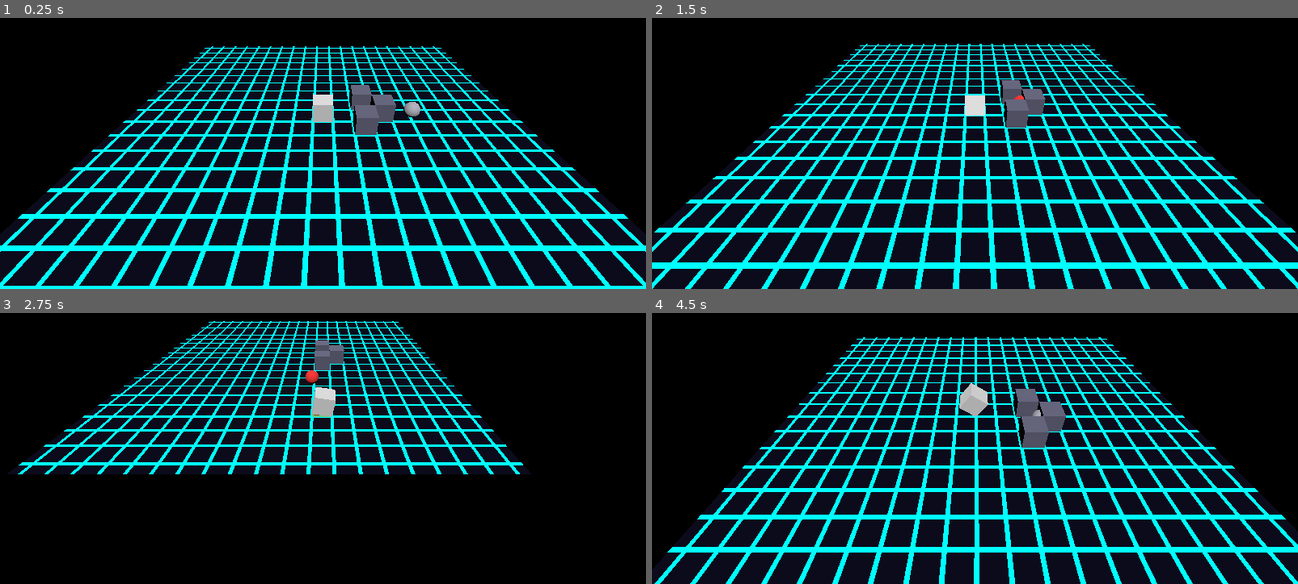
Above: before the commit, frames 1-4 (two rows, left to right).
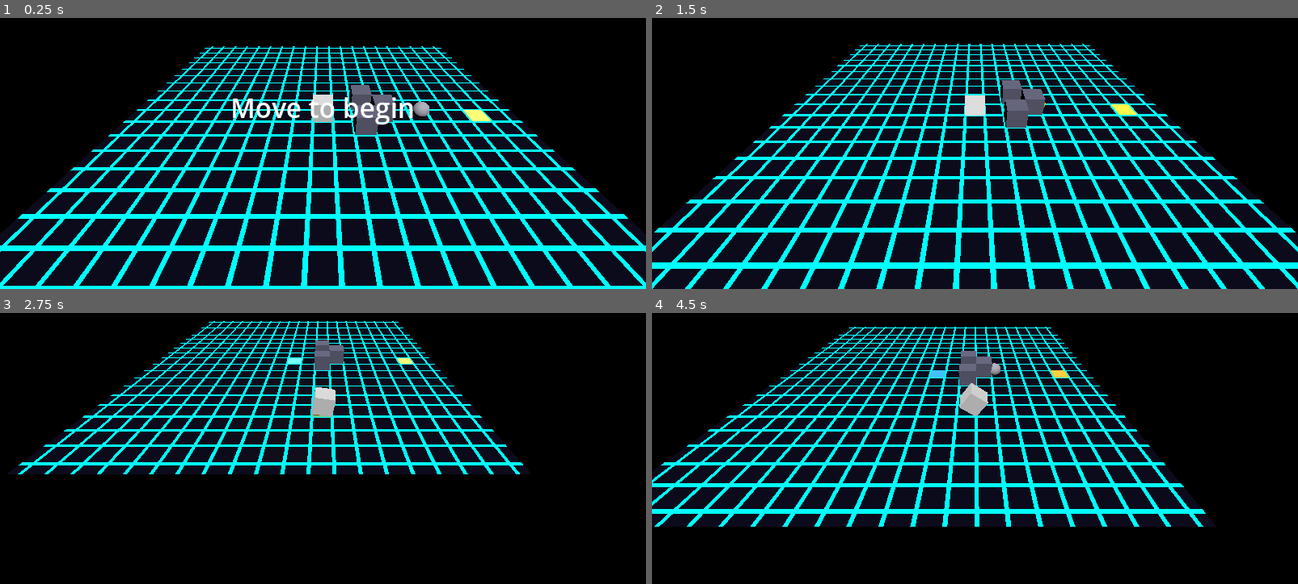
Above: after the commit, the same moments.

Repository: StevenLong/cube
Game: Godot game, scene res://main.tscn
The game is run twice, just before and just after one commit, with the same random seed, the same clock (stepped at 60 frames per second) and the same inputs.
Inputs:
- Up to frame 1 (0.25 s): no input
- Up to frame 2 (1.5 s): hold Right (move_right) 0.53-1.28 s; hold Space (dodge) 0.53-1.28 s; tap E (extend) at 0.8, 1.35 s; hold Down (move_back) from 1.28 s (still down)
- Up to frame 3 (2.75 s): tap Space (dodge) at 1.55 s; release Down (move_back) at 2.03 s; hold Right (move_right) from 2.03 s (still down); hold V (blend) from 2.03 s (still down); tap E (extend) at 2.3 s
- Up to frame 4 (4.5 s): release Right (move_right) at 2.78 s; release V (blend) at 2.78 s; hold Up (move_forward) 2.78-3.53 s; tap F (camera_tilt_down) at 2.85 s; tap Space (dodge) at 3.05, 4.35 s; hold E (extend) 3.53-4.28 s; hold Left (move_left) from 3.53 s (still down); tap R (camera_tilt_up) at 3.6 s

The runs differ from the first frame. In frame 1, 1.2% of the frame differs, in the area x 36-76%, y 29-40%; in frame 2, 0.1%; in frame 3, 0.2%; in frame 4, 51%, in the area x 0-100%, y 5-100%.

Commit message:
Level state machine: ready prompt, end tile, results panel
Adds a Level controller with READY/PLAYING/COMPLETE states. World
pauses on load with a 'Move to begin' prompt; first movement starts
the timer. Player and enemy emit tumble/pursuit signals the level
listens to for move count and spotted flag. Reaching the end tile
(must land, not sweep over) shows a results panel with moves, time,
and spotted state. Camera processes during pause so tilt works for
scoping the level.

Diff:
--- a/camera_controller.gd
+++ b/camera_controller.gd
@@ -12,6 +12,7 @@
 
 func _ready() -> void:
 	_target = get_node("../Player")
+	process_mode = Node.PROCESS_MODE_ALWAYS
 
 
 func _process(delta: float) -> void:
--- a/enemy_sphere.gd
+++ b/enemy_sphere.gd
@@ -1,4 +1,6 @@
 extends Node3D
+
+signal entered_pursuit
 
 const COLOR_PATROL := Color(0.7, 0.7, 0.75)
 const COLOR_SUSPICIOUS := Color(1.0, 0.85, 0.0)
@@ -107,11 +109,14 @@
 
 
 func _enter_state(new_state: State) -> void:
+	var was_pursuit := _state == State.PURSUIT
 	_state = new_state
 	_state_timer = 0.0
 	_confirm_timer = 0.0
 	if new_state == State.PATROL:
 		_target_idx = _closest_waypoint_idx()
+	if new_state == State.PURSUIT and not was_pursuit:
+		entered_pursuit.emit()
 
 
 func _closest_waypoint_idx() -> int:
--- /dev/null
+++ b/level.gd
@@ -0,0 +1,118 @@
+extends Node
+
+enum State { READY, PLAYING, COMPLETE }
+
+const PULSE_BASE := 1.5
+const PULSE_AMPLITUDE := 1.0
+const PULSE_RATE := 2.5
+const RESTART_DELAY := 0.5
+
+var state: State = State.READY
+var moves: int = 0
+var time_elapsed: float = 0.0
+var spotted: bool = false
+
+var _pulse_t: float = 0.0
+var _complete_t: float = 0.0
+var _pending_complete: bool = false
+var _start_material: StandardMaterial3D
+var _end_material: StandardMaterial3D
+
+@onready var _player: Node3D = get_node("../Player")
+@onready var _enemy: Node3D = get_node("../Enemy")
+@onready var _start_tile: MeshInstance3D = get_node("../StartTile")
+@onready var _end_tile: MeshInstance3D = get_node("../EndTile")
+@onready var _end_area: Area3D = get_node("../EndTile/Area3D")
+@onready var _ready_label: Label = get_node("../UI/ReadyLabel")
+@onready var _results_panel: Control = get_node("../UI/ResultsPanel")
+@onready var _result_moves: Label = get_node("../UI/ResultsPanel/VBox/Moves")
+@onready var _result_time: Label = get_node("../UI/ResultsPanel/VBox/Time")
+@onready var _result_spotted: Label = get_node("../UI/ResultsPanel/VBox/Spotted")
+
+
+func _ready() -> void:
+	process_mode = Node.PROCESS_MODE_ALWAYS
+	_start_material = (_start_tile.get_surface_override_material(0) as StandardMaterial3D).duplicate()
+	_start_tile.set_surface_override_material(0, _start_material)
+	_end_material = (_end_tile.get_surface_override_material(0) as StandardMaterial3D).duplicate()
+	_end_tile.set_surface_override_material(0, _end_material)
+	_player.tumbled.connect(_on_player_tumbled)
+	_player.tumble_finished.connect(_on_player_tumble_finished)
+	_enemy.entered_pursuit.connect(_on_enemy_pursuit)
+	_end_area.area_entered.connect(_on_end_entered)
+	_end_area.area_exited.connect(_on_end_exited)
+	_enter_ready()
+
+
+func _process(delta: float) -> void:
+	_pulse_t += delta
+	var pulse: float = PULSE_BASE + sin(_pulse_t * PULSE_RATE) * PULSE_AMPLITUDE
+	_start_material.emission_energy_multiplier = pulse
+	_end_material.emission_energy_multiplier = pulse
+
+	match state:
+		State.READY:
+			var move := Input.get_vector("move_left", "move_right", "move_forward", "move_back")
+			if move.length() > 0.5:
+				_enter_playing()
+		State.PLAYING:
+			time_elapsed += delta
+		State.COMPLETE:
+			_complete_t += delta
+			if _complete_t >= RESTART_DELAY and _restart_pressed():
+				get_tree().reload_current_scene()
+
+
+func _restart_pressed() -> bool:
+	return (Input.is_action_just_pressed("dodge")
+		or Input.is_action_just_pressed("extend")
+		or Input.is_action_just_pressed("move_left")
+		or Input.is_action_just_pressed("move_right")
+		or Input.is_action_just_pressed("move_forward")
+		or Input.is_action_just_pressed("move_back"))
+
+
+func _enter_ready() -> void:
+	state = State.READY
+	get_tree().paused = true
+	_ready_label.show()
+	_results_panel.hide()
+
+
+func _enter_playing() -> void:
+	state = State.PLAYING
+	get_tree().paused = false
+	_ready_label.hide()
+
+
+func _enter_complete() -> void:
+	state = State.COMPLETE
+	_complete_t = 0.0
+	get_tree().paused = true
+	_result_moves.text = "Moves: %d" % moves
+	_result_time.text = "Time: %.1fs" % time_elapsed
+	_result_spotted.text = "Spotted: %s" % ("Yes" if spotted else "No")
+	_results_panel.show()
+
+
+func _on_player_tumbled() -> void:
+	if state == State.PLAYING:
+		moves += 1
+
+
+func _on_enemy_pursuit() -> void:
+	spotted = true
+
+
+func _on_end_entered(_area: Area3D) -> void:
+	if state == State.PLAYING:
+		_pending_complete = true
+
+
+func _on_end_exited(_area: Area3D) -> void:
+	_pending_complete = false
+
+
+func _on_player_tumble_finished() -> void:
+	if state == State.PLAYING and _pending_complete:
+		_enter_complete()
--- a/main.tscn
+++ b/main.tscn
@@ -4,6 +4,7 @@
 [ext_resource type="Script" path="res://player.gd" id="2"]
 [ext_resource type="Script" path="res://camera_controller.gd" id="3"]
 [ext_resource type="Script" path="res://enemy_sphere.gd" id="4"]
+[ext_resource type="Script" path="res://level.gd" id="5"]
 
 [sub_resource type="ShaderMaterial" id="ShaderMaterial_1"]
 shader = ExtResource("1")
@@ -40,6 +41,22 @@
 [sub_resource type="Environment" id="Environment_1"]
 background_mode = 1
 background_color = Color(0, 0, 0, 1)
+
+[sub_resource type="PlaneMesh" id="PlaneMesh_Tile"]
+size = Vector2(0.95, 0.95)
+
+[sub_resource type="StandardMaterial3D" id="StandardMaterial3D_Start"]
+albedo_color = Color(0.2, 0.7, 1, 1)
+emission_enabled = true
+emission = Color(0.2, 0.7, 1, 1)
+
+[sub_resource type="StandardMaterial3D" id="StandardMaterial3D_End"]
+albedo_color = Color(1, 0.75, 0.2, 1)
+emission_enabled = true
+emission = Color(1, 0.75, 0.2, 1)
+
+[sub_resource type="BoxShape3D" id="BoxShape3D_EndArea"]
+size = Vector3(0.9, 0.5, 0.9)
 
 [node name="Node3D" type="Node3D" unique_id=1563203234]
 
@@ -150,3 +167,90 @@
 
 [node name="CollisionShape3D" type="CollisionShape3D" parent="Wall3"]
 shape = SubResource("BoxShape3D_1")
+
+[node name="StartTile" type="MeshInstance3D" parent="."]
+transform = Transform3D(1, 0, 0, 0, 1, 0, 0, 0, 1, 0, 0.01, 0)
+mesh = SubResource("PlaneMesh_Tile")
+surface_material_override/0 = SubResource("StandardMaterial3D_Start")
+
+[node name="EndTile" type="MeshInstance3D" parent="."]
+transform = Transform3D(1, 0, 0, 0, 1, 0, 0, 0, 1, 8, 0.01, 0)
+mesh = SubResource("PlaneMesh_Tile")
+surface_material_override/0 = SubResource("StandardMaterial3D_End")
+
+[node name="Area3D" type="Area3D" parent="EndTile"]
+collision_layer = 8
+collision_mask = 2
+
+[node name="CollisionShape3D" type="CollisionShape3D" parent="EndTile/Area3D"]
+shape = SubResource("BoxShape3D_EndArea")
+
+[node name="Level" type="Node" parent="."]
+script = ExtResource("5")
+
+[node name="UI" type="CanvasLayer" parent="."]
+
+[node name="ReadyLabel" type="Label" parent="UI"]
+anchor_left = 0.5
+anchor_top = 0.5
+anchor_right = 0.5
+anchor_bottom = 0.5
+offset_left = -200.0
+offset_top = -40.0
+offset_right = 200.0
+offset_bottom = 40.0
+text = "Move to begin"
+horizontal_alignment = 1
+vertical_alignment = 1
+theme_override_font_sizes/font_size = 48
+
+[node name="ResultsPanel" type="ColorRect" parent="UI"]
+visible = false
+anchor_left = 0.5
+anchor_top = 0.5
+anchor_right = 0.5
+anchor_bottom = 0.5
+offset_left = -180.0
+offset_top = -140.0
+offset_right = 180.0
+offset_bottom = 140.0
+color = Color(0, 0, 0, 0.7)
+
+[node name="VBox" type="VBoxContainer" parent="UI/ResultsPanel"]
+anchor_right = 1.0
+anchor_bottom = 1.0
+offset_left = 20.0
+offset_top = 20.0
+offset_right = -20.0
+offset_bottom = -20.0
+
+[node name="Title" type="Label" parent="UI/ResultsPanel/VBox"]
+text = "Level Complete"
+horizontal_alignment = 1
+theme_override_font_sizes/font_size = 36
+
+[node name="Spacer" type="Control" parent="UI/ResultsPanel/VBox"]
+custom_minimum_size = Vector2(0, 12)
+
+[node name="Moves" type="Label" parent="UI/ResultsPanel/VBox"]
+text = "Moves: 0"
+horizontal_alignment = 1
+theme_override_font_sizes/font_size = 24
+
+[node name="Time" type="Label" parent="UI/ResultsPanel/VBox"]
+text = "Time: 0.0s"
+horizontal_alignment = 1
+theme_override_font_sizes/font_size = 24
+
+[node name="Spotted" type="Label" parent="UI/ResultsPanel/VBox"]
+text = "Spotted: No"
+horizontal_alignment = 1
+theme_override_font_sizes/font_size = 24
+
+[node name="Spacer2" type="Control" parent="UI/ResultsPanel/VBox"]
+custom_minimum_size = Vector2(0, 16)
+
+[node name="Hint" type="Label" parent="UI/ResultsPanel/VBox"]
+text = "Press any key to restart"
+horizontal_alignment = 1
+theme_override_font_sizes/font_size = 18
--- a/player.gd
+++ b/player.gd
@@ -1,4 +1,7 @@
 extends Node3D
+
+signal tumbled
+signal tumble_finished
 
 const TUMBLE_DURATION := 0.3
 const SPRINT_DURATION := 0.15
@@ -199,6 +202,7 @@
 	grid_pos += dir * move
 	_t = 0.0
 	_tumbling = true
+	tumbled.emit()
 
 
 func _begin_dodge(dir: Vector2i) -> void:
@@ -333,6 +337,7 @@
 			basis = Basis.IDENTITY
 			_ext = _pending_ext
 			_play_step(TUMBLE_DURATION / per_cell)
+			tumble_finished.emit()
 		_update_mesh()
 		return
 
--- a/project.godot
+++ b/project.godot
@@ -49,8 +49,6 @@
 , Object(InputEventKey,"resource_local_to_scene":false,"resource_name":"","device":-1,"window_id":0,"alt_pressed":false …(181 unchanged characters)…
 ]
 }
-
-
 sprint={
 "deadzone": 0.2,
 "events": [Object(InputEventJoypadMotion,"resource_local_to_scene":false,"resource_name":"","device":-1,"axis":5,"axis_value":1.0,"script":null)
Not shown, added: level.gd.uid
